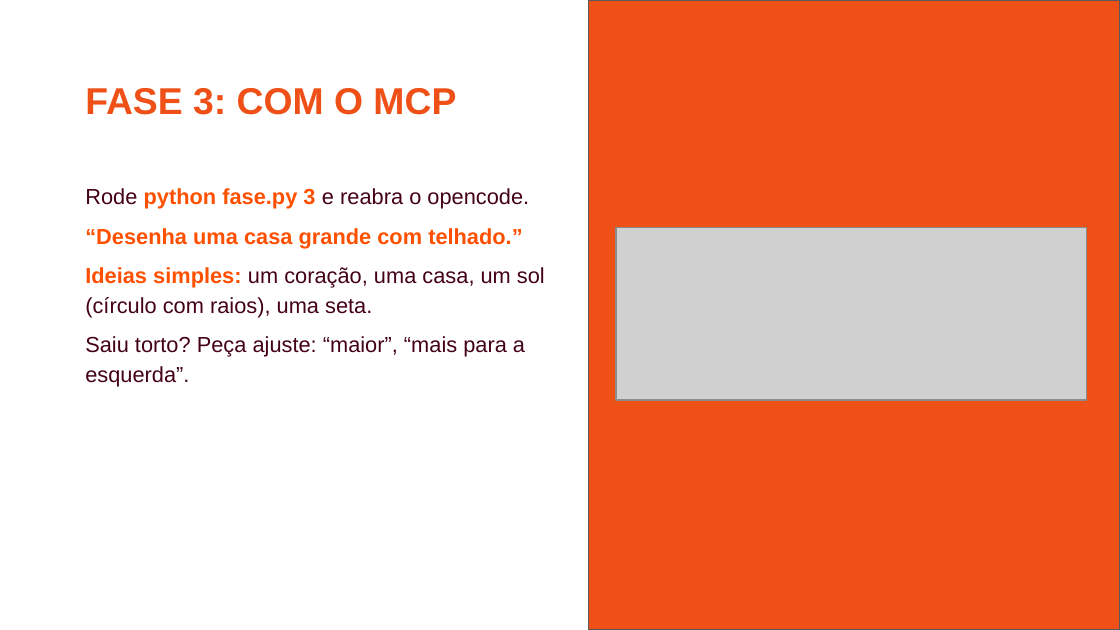
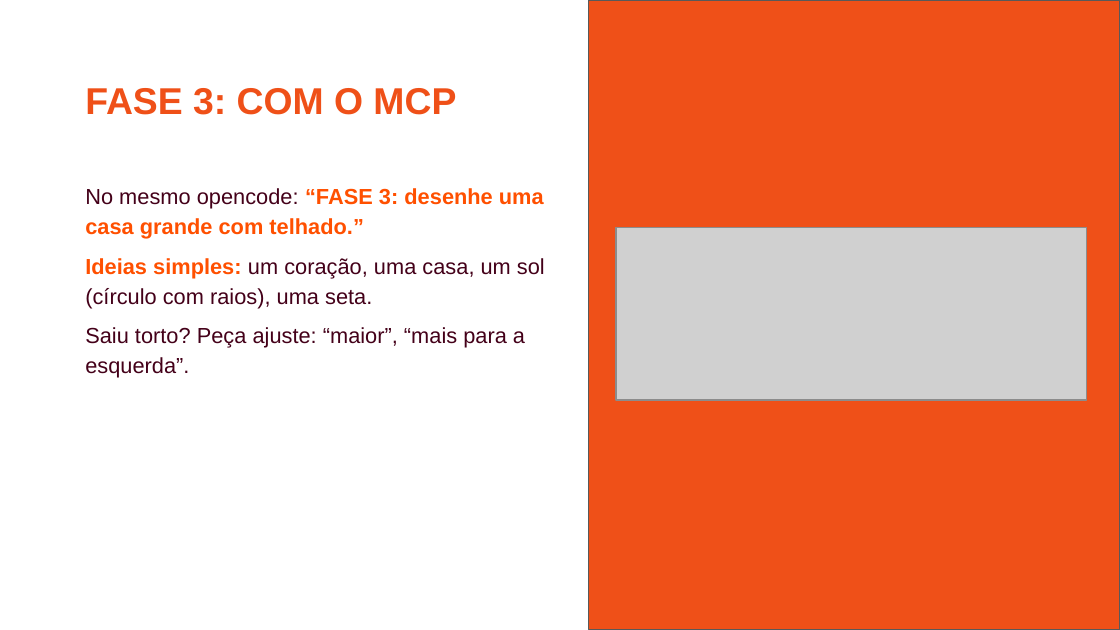
Before and after one commit to jhlr/plotter, a slide deck: slide 11 of workshop/oficina-braco-plotter.pptx. Drawn at 1120x630 pixels with LibreOffice and Linux fonts; fonts in the diff are those of the drawing; grey boxes stand for pictures; background and template pictures are left out. Boxes give left, top, right and bottom in pixels: in the first picture for what was removed or moved away, otherwise in the second. Text is boxed around its words. In the diff, an @@ line names an element or a change of style, - is before the commit and + after.

Commit message:
One opencode session for all phases: AGENTS.md holds the three stages, setup.py writes the venv python into opencode.json; drop fase.py

```diff
--- a/workshop/oficina-braco-plotter.pptx
+++ b/workshop/oficina-braco-plotter.pptx
@@ text at bbox=[85, 188, 544, 239]: text changed @@
-Rode python fase.py 3 e reabra o opencode.
-“Desenha uma casa grande com telhado.”
+No mesmo opencode: “FASE 3: desenhe uma casa grande com telhado.”
```
Also in this commit, not shown: 1 other slide changed, 10 other files.
